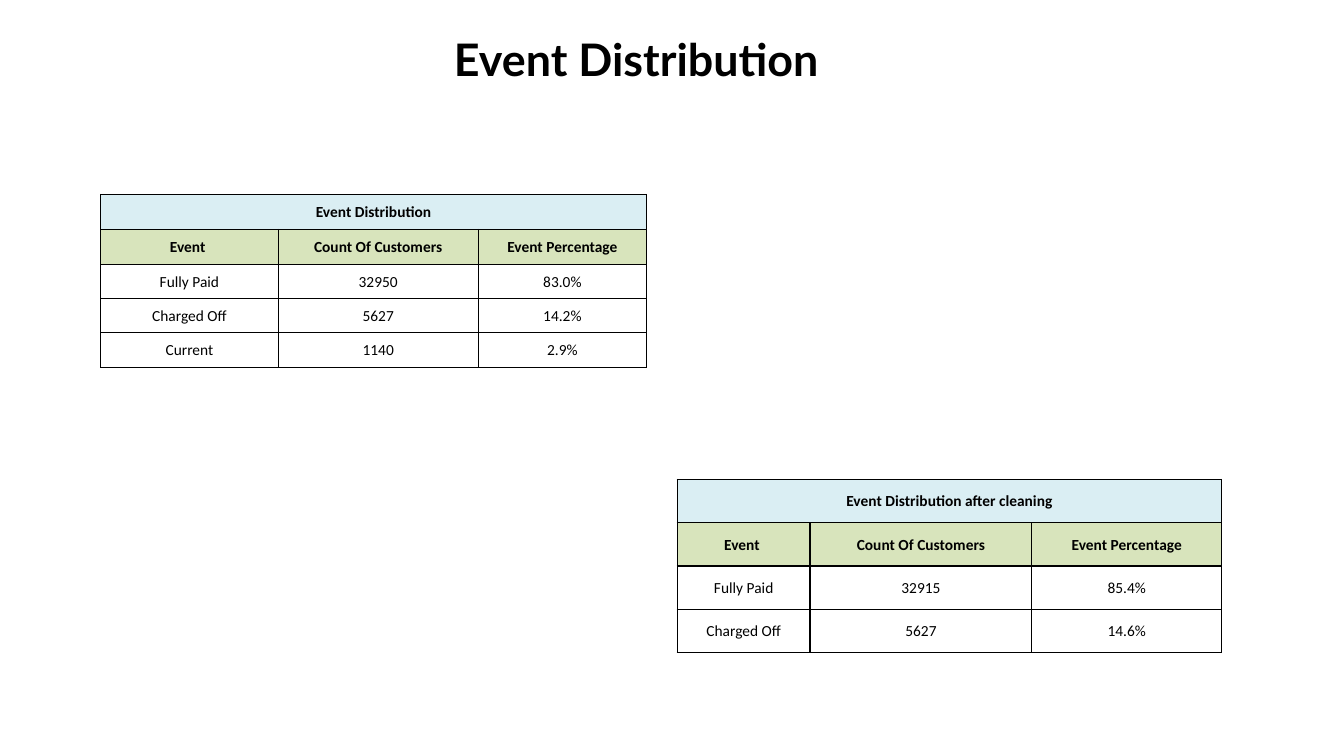
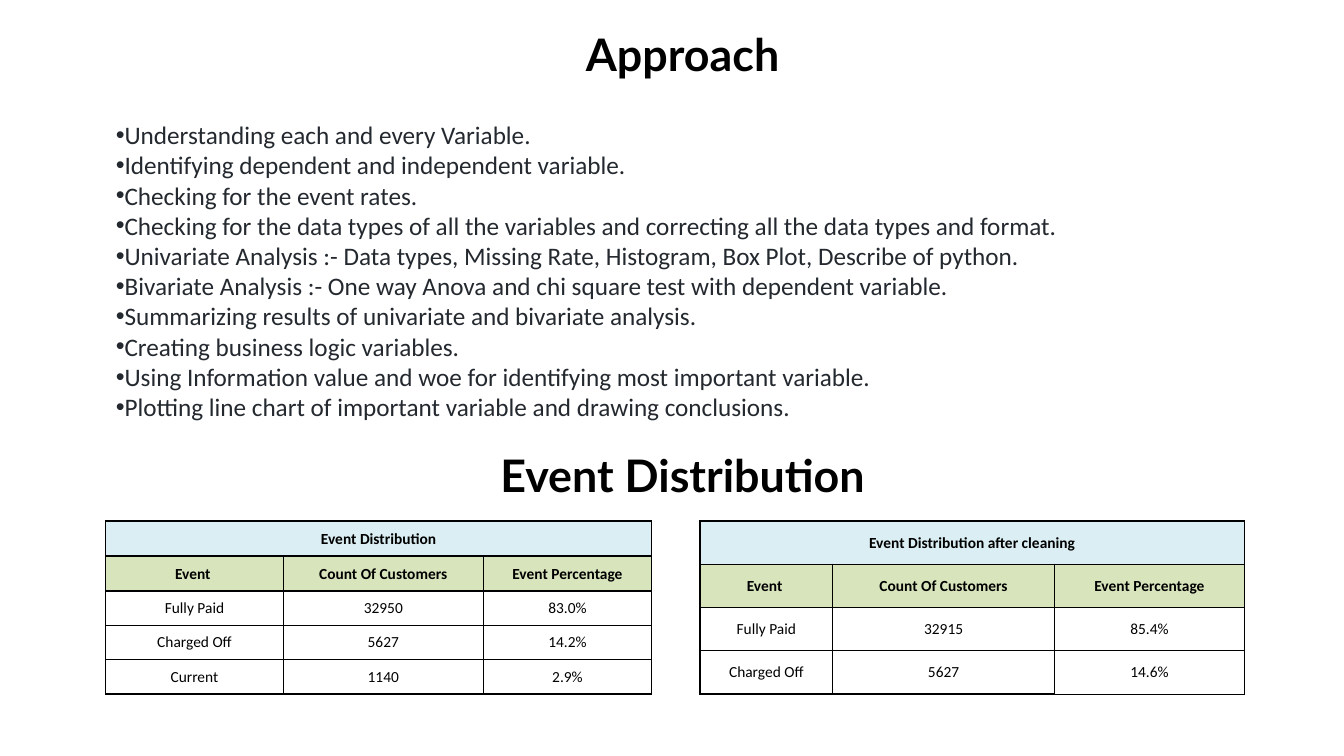
Before and after one commit to HimanshuGarg008/LendingClubCaseStudy, a slide deck: slide 4 of Himanshu_Garg.pptx. Drawn at 1344x756 pixels with LibreOffice and Linux fonts; fonts in the diff are those of the drawing. Boxes give left, top, right and bottom in pixels: in the first picture for what was removed or moved away, otherwise in the second. Text is boxed around its words. In the diff, an @@ line names an element or a change of style, - is before the commit and + after.

Commit message:
"Added Approach to both files ppt and pdf"

```diff
--- a/Himanshu_Garg.pptx
+++ b/Himanshu_Garg.pptx
@@ text added at <box>586,37,779,79</box>, 32 pt, text #000000, bold @@
+Approach
@@ text added at <box>125,126,1056,421</box>, 18 pt, text #24292F @@
+• Understanding each and every Variable.
+• Identifying dependent and independent variable.
+• Checking for the event rates.
+• Checking for the data types of all the variables and correcting all the data types and format.
+• Univariate Analysis :- Data types, Missing Rate, Histogram, Box Plot, Describe of python.
+• Bivariate Analysis :- One way Anova and chi square test with dependent variable.
+• Summarizing results of univariate and bivariate analysis.
+• Creating business logic variables.
+• Using Information value and woe for identifying most important variable.
+• Plotting line chart of important variable and drawing conclusions.
@@ text "Event Distribution": place and size @@
-text "Event Distribution" at <box>454,42,818,77</box>
+text "Event Distribution" at <box>500,458,865,493</box>
@@ table: place and size @@
-table at <box>101,195,647,368</box>
+table at <box>106,521,652,695</box>
@@ table: place and size @@
-table at <box>678,480,1222,653</box>
+table at <box>700,521,1244,695</box>
```
Also in this commit, not shown: 1 other file.
